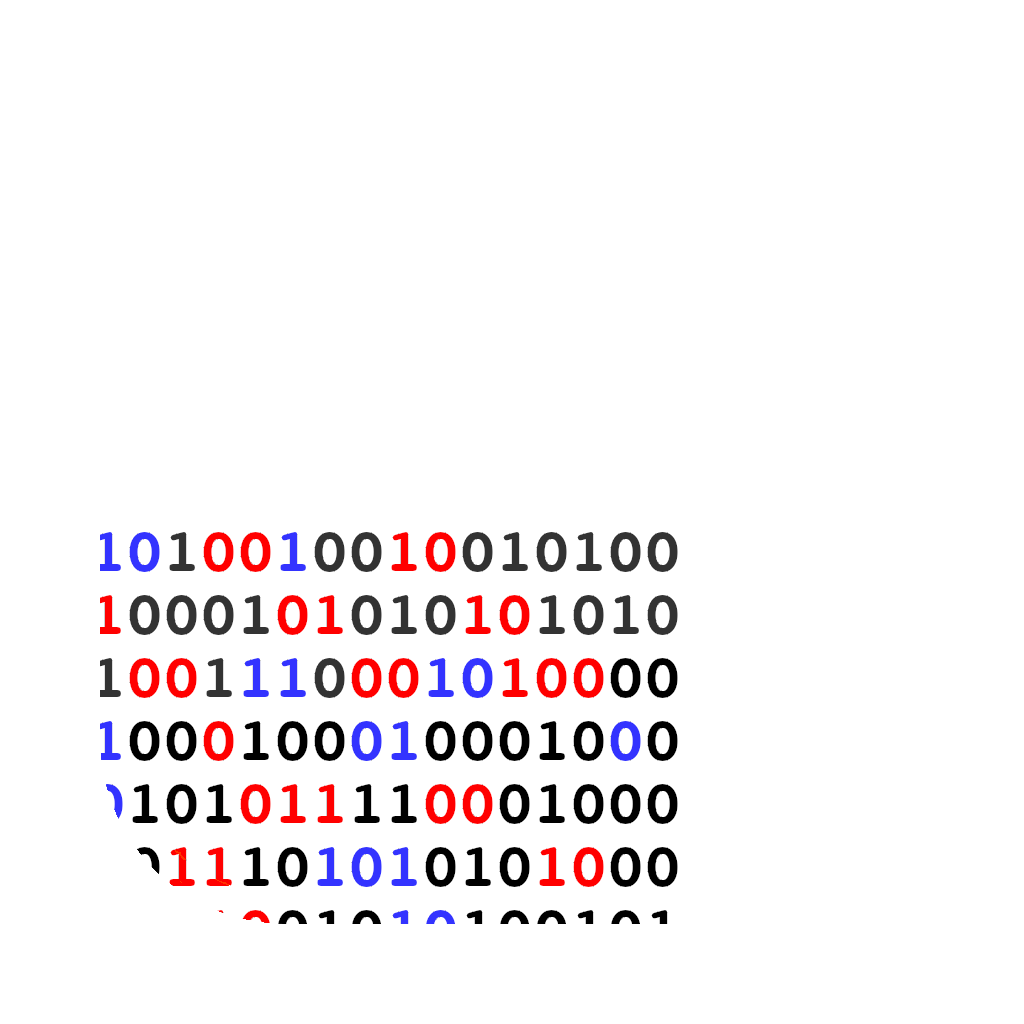
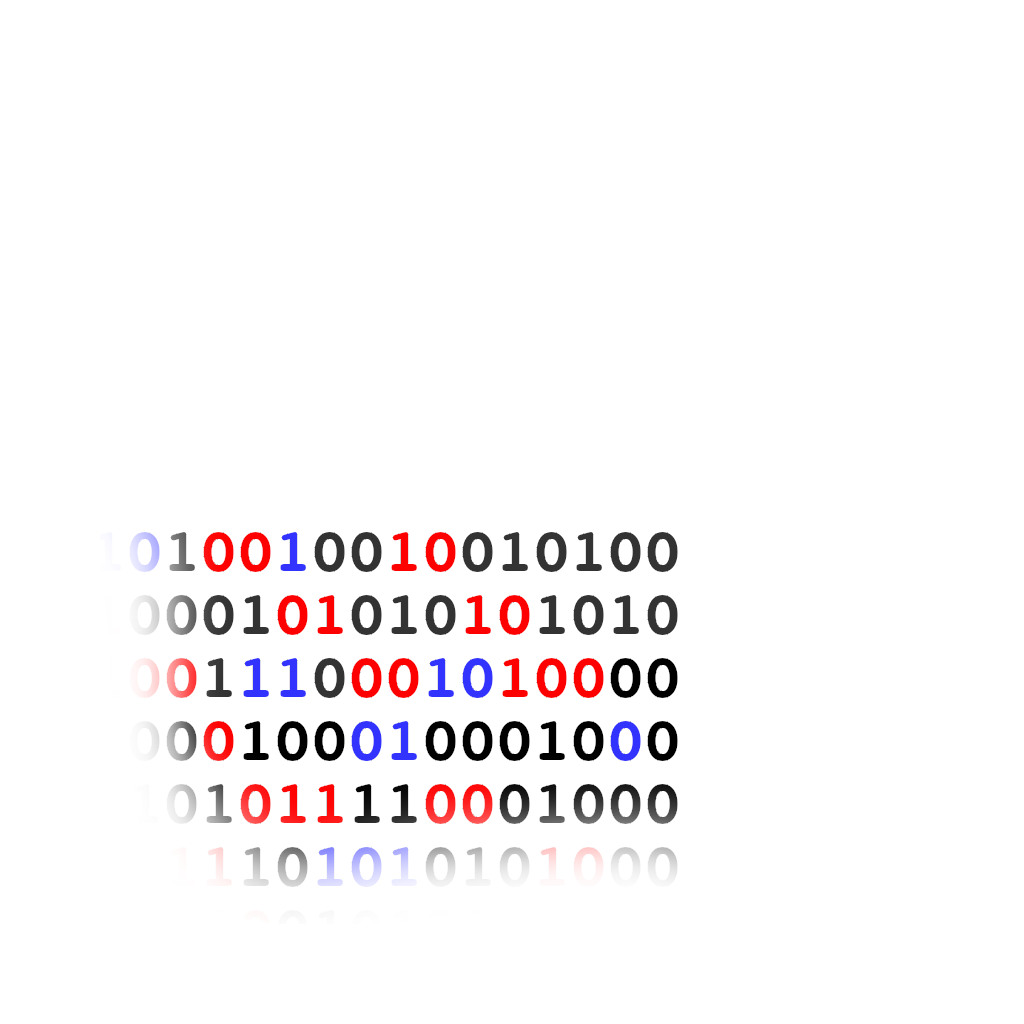
The second 1024 x 1024 image is a revision of the first. Changes to its layers:
painted on "Livello incollato" over box(100, 532, 678, 924)
